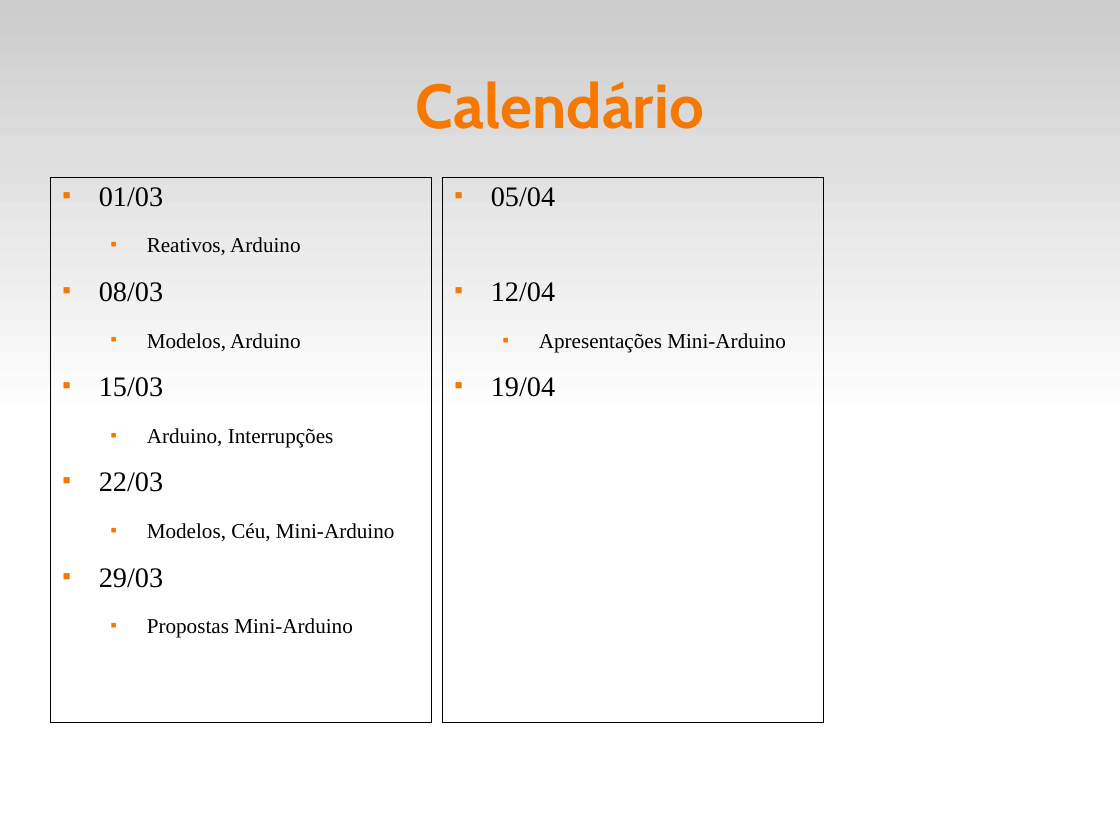
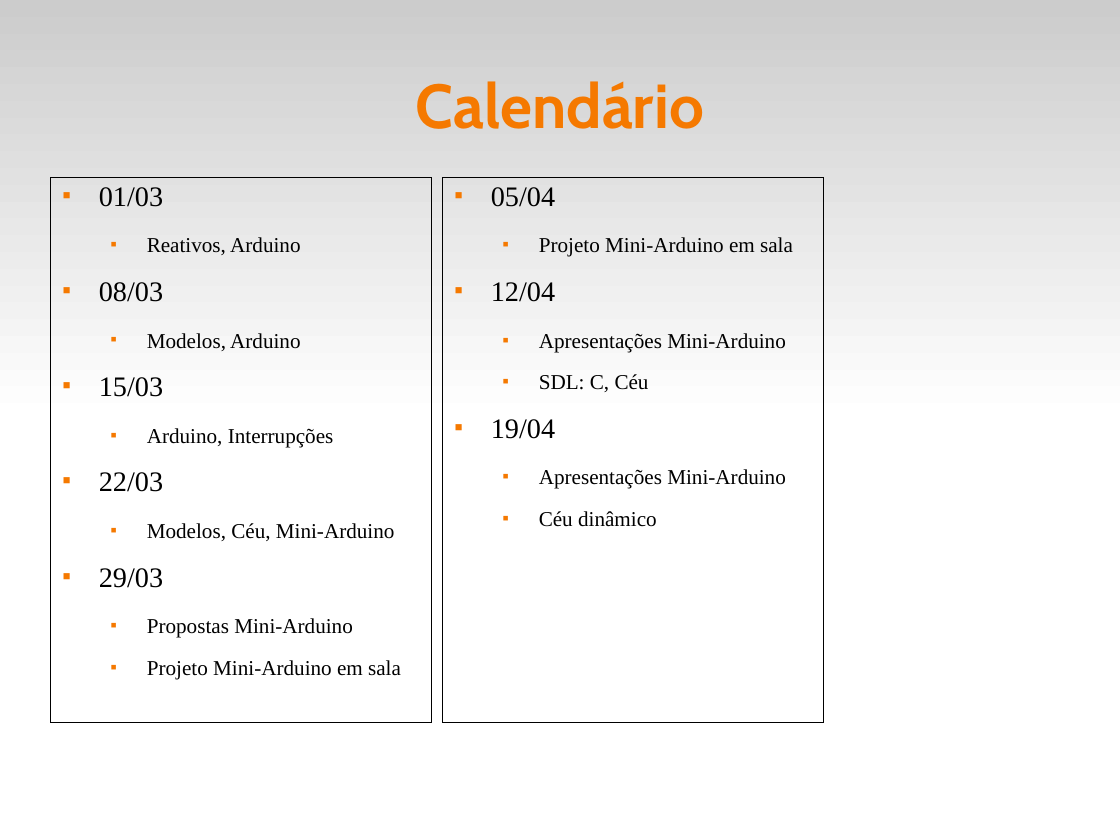
Before and after one commit to fsantanna-uerj/reativos, a slide deck: slide 13 of slides/00_intro.odp. Drawn at 1120x840 pixels with LibreOffice and Linux fonts; fonts in the diff are those of the drawing. Boxes give left, top, right and bottom in pixels: in the first picture for what was removed or moved away, otherwise in the second. Text is boxed around its words. In the diff, an @@ line names an element or a change of style, - is before the commit and + after.

```diff
--- a/slides/00_intro.odp
+++ b/slides/00_intro.odp
@@ text at box(539, 237, 793, 257): paragraph added @@
+  ■ Projeto Mini-Arduino em sala
@@ text at box(539, 374, 649, 392): paragraph added @@
+  ■ SDL: C, Céu
@@ text at box(539, 469, 786, 527): paragraphs added @@
+  ■ Apresentações Mini-Arduino
+  ■ Céu dinâmico
@@ text at box(147, 660, 401, 680): paragraph added @@
+  ■ Projeto Mini-Arduino em sala
```
Also in this commit, not shown: 10 other files.
